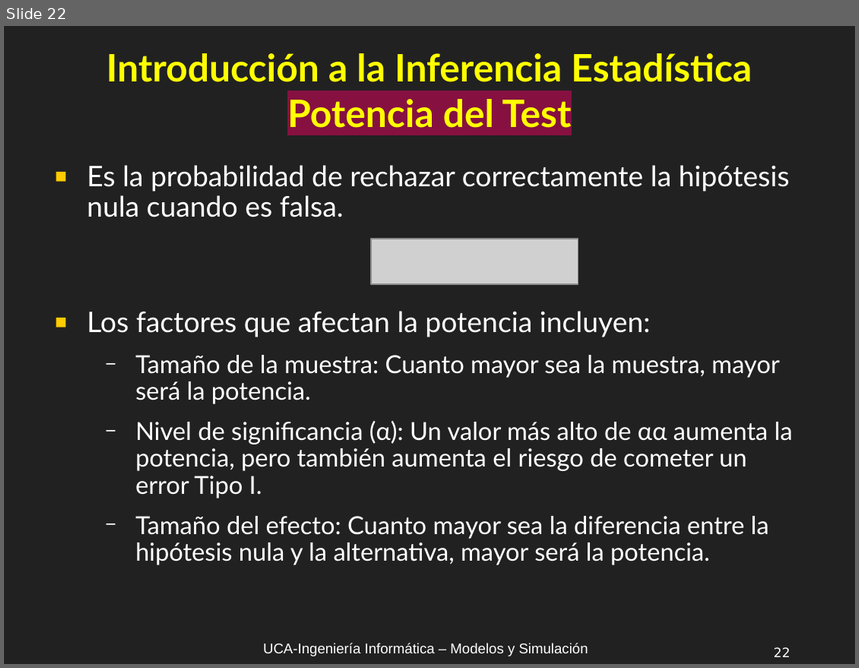
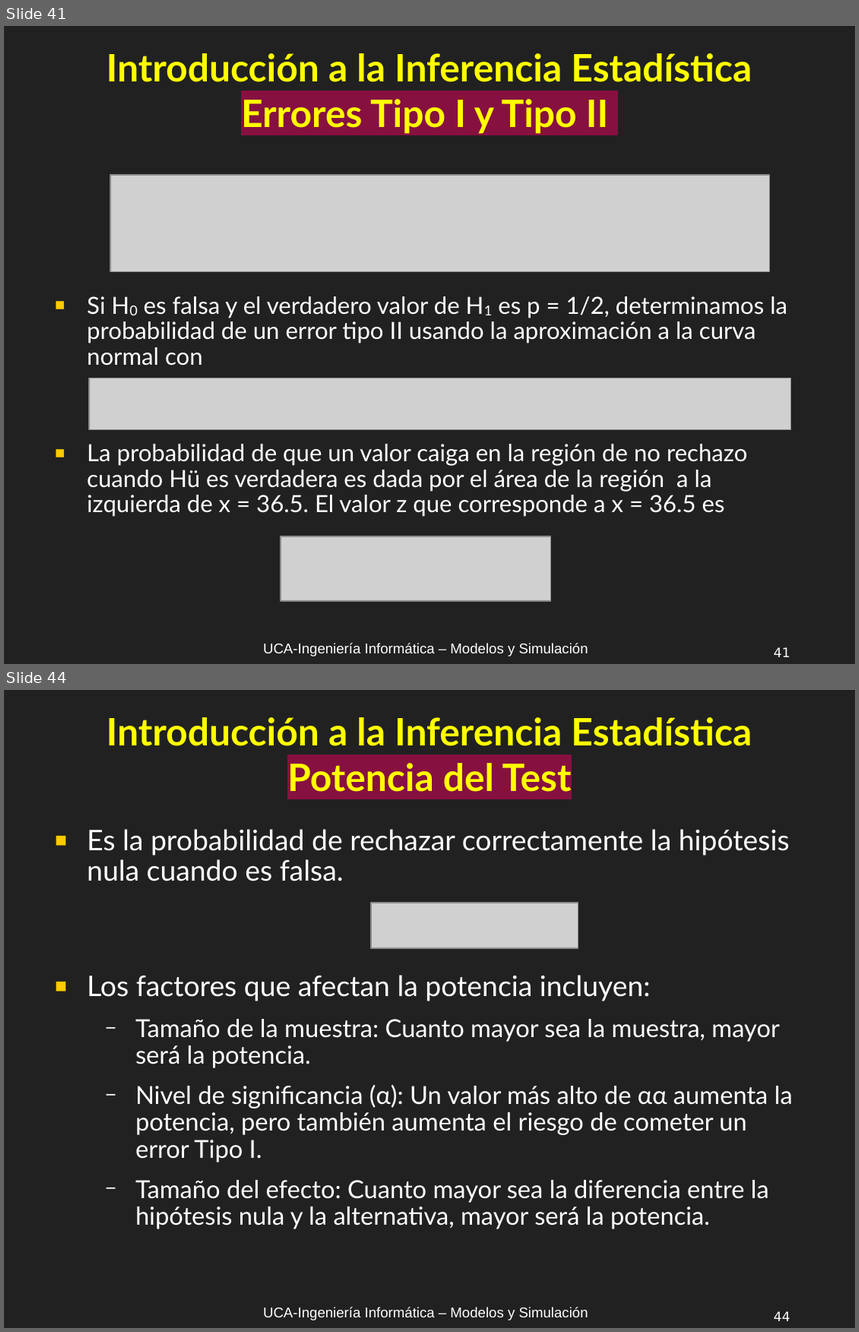
Before and after one commit to UCA-Facultad-de-Ingenieria-Clases-2025/MyS, a slide deck: Clases/MyS_C1A_Introducción_Inferencia_Estadística_R1.odp. Shown one above the other, each under a label of ours: slide 22 before the commit, slides 41 and 44 after it; the slides between them are not shown. The pictures are 859x668 and 859x1332 pixels, drawn with LibreOffice and Linux fonts; fonts in the diff are those of the drawing; grey boxes stand for pictures. Boxes give left, top, right and bottom in pixels: in the first picture for what was removed or moved away, otherwise in the second. Text is boxed around its words. In the diff, an @@ line names an element or a change of style, - is before the commit and + after.

```diff
--- a/Clases/MyS_C1A_Introducción_Inferencia_Estadística_R1.odp
+++ b/Clases/MyS_C1A_Introducción_Inferencia_Estadística_R1.odp
@@ slide 41 added at (4,26,855,664), background #212121; not listed: 2 template elements that a slide beside it also shows @@
@@ title added at (107,53,752,134), 32 pt, text #FFFF00, bold @@
+Introducción a la Inferencia Estadística
+Errores Tipo I y Tipo II
@@ picture added at (110,175,770,272) @@
@@ text added at (87,297,788,517), 20 pt, text #FFFFFF @@
+■ Si H0 es falsa y el verdadero valor de H1 es p = 1/2, determinamos la probabilidad de un error tipo II usando la aproximación a la curva normal con
+■ La probabilidad de que un valor caiga en la región de no rechazo cuando Hü es verdadera es dada por el área de la región a la izquierda de x = 36.5. El valor z que corresponde a x = 36.5 es
@@ picture added at (89,379,791,430) @@
@@ picture added at (281,537,551,601) @@
@@ what was slide 22 is now slide 44 @@
@@ page number at (774,1312,791,1322): text changed @@
-22
+44
```
Also in this commit, not shown: 6 slides changed, 21 other slides added, 1 other file.
